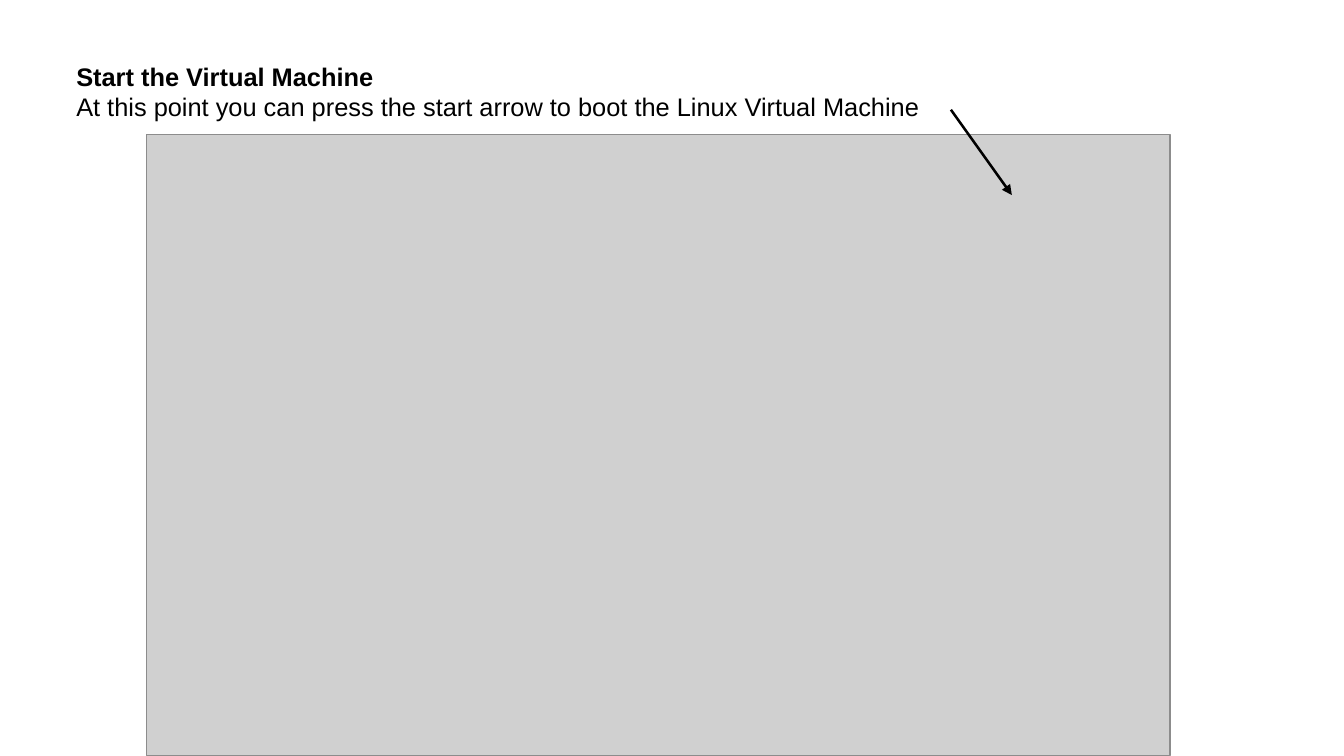
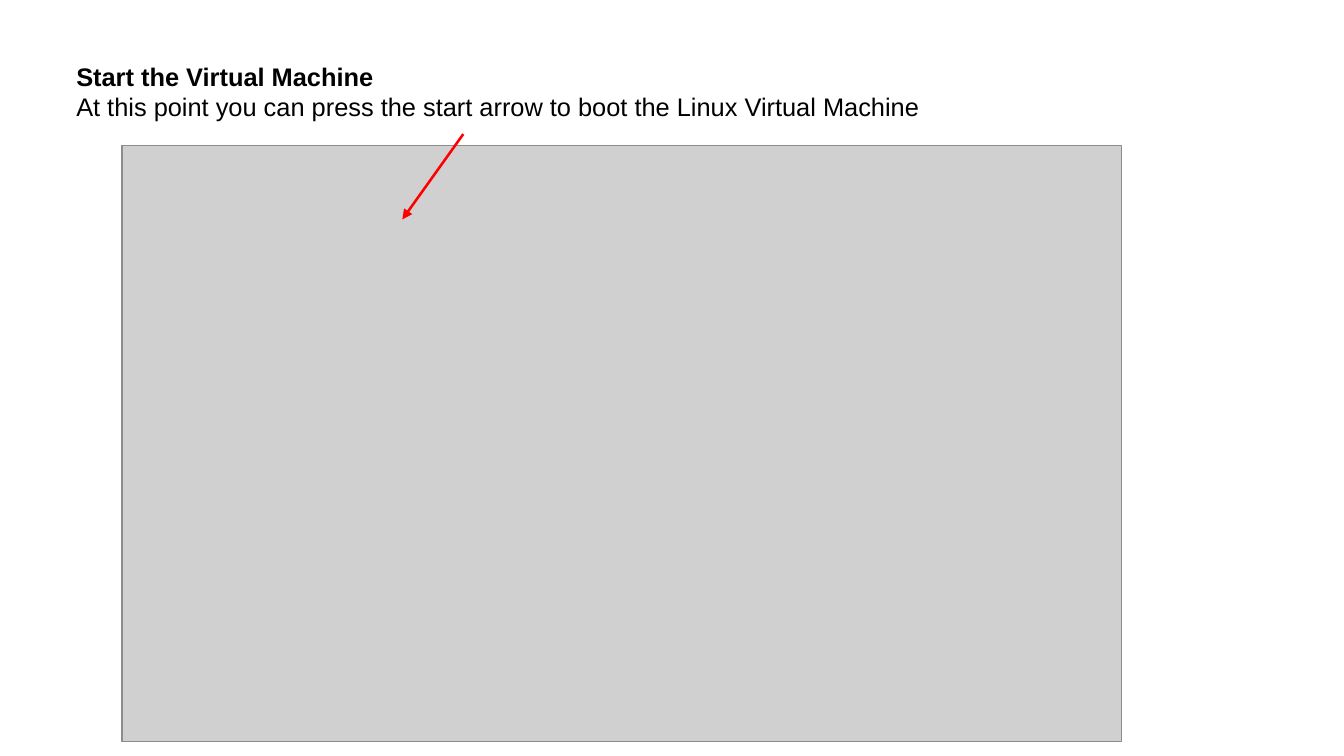
Before and after one commit to selvaje/SE_docs, a slide deck: slide 10 of source/VIRTUALMACHINE/Installation_vm_Ubuntu22.04.odp (slide 14 before the commit). Drawn at 1344x756 pixels with LibreOffice and Linux fonts; fonts in the diff are those of the drawing; grey boxes stand for pictures. Boxes give left, top, right and bottom in pixels: in the first picture for what was removed or moved away, otherwise in the second. Text is boxed around its words. In the diff, an @@ line names an element or a change of style, - is before the commit and + after.

```diff
--- a/source/VIRTUALMACHINE/Installation_vm_Ubuntu22.04.odp
+++ b/source/VIRTUALMACHINE/Installation_vm_Ubuntu22.04.odp
@@ arrow removed from (951, 110) to (1012, 195) @@
@@ picture: place and size @@
-picture at [146,134,1171,756]
+picture at [122,146,1122,743]
@@ arrow added from (463, 134) to (402, 220), #FF0000 1.5 pt @@
```
Also in this commit, not shown: 9 other slides changed, 4 slides removed, 36 other files.
